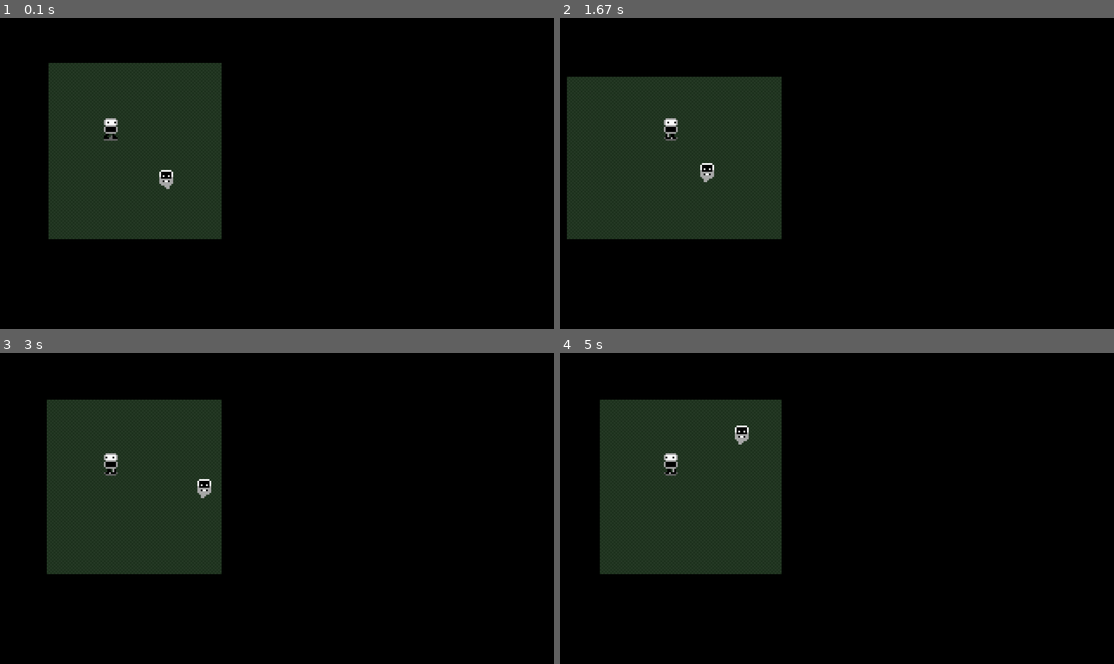
Above: before the commit, frames 1-4 (two rows, left to right).
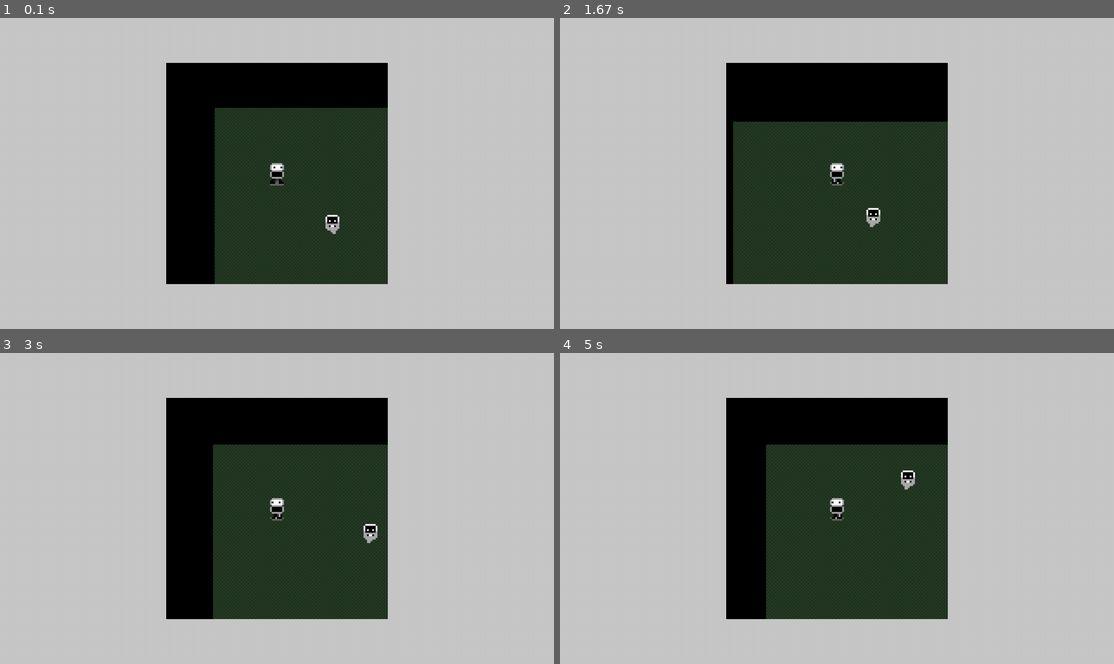
Above: after the commit, the same moments.

Repository: thefonzie-codes/pygame-rpg
Game: pygame game, started from main.py
The game is run twice, just before and just after one commit, with the same random seed, the same clock (stepped at 60 frames per second) and the same inputs.
Inputs:
- Up to frame 1 (0.1 s): no input
- Up to frame 2 (1.67 s): hold D 0.33-0.8 s; hold W 0.83-1.13 s; hold D 1.17-1.63 s
- Up to frame 3 (3 s): hold A 1.67-2.2 s; hold S 2.23-2.53 s; hold A 2.57-2.97 s
- Up to frame 4 (5 s): hold W 3-3.37 s; hold D 3.4-4.03 s; hold S 4.07-4.43 s; hold A 4.47-4.93 s; hold D from 4.97 s (still down)

The runs differ from the first frame. In frame 1, 94% of the frame differs, in the area x 0-100%, y 0-100%; in frame 2, 90%; in frame 3, 93%; in frame 4, 93%.

Commit message:
claude response

Diff:
--- a/constants.py
+++ b/constants.py
@@ -10,6 +10,7 @@
     'black': (0, 0, 0),
     'grey': (169, 169, 169),
     'darkgrey': (100, 100, 100),
+    'lightgrey': (200, 200, 200),  # Added light grey for the frame
     'red': (255, 0, 0),
     'darkgreen': (30, 50, 30),
     'lightgreen': (40, 60, 40)
--- a/main.py
+++ b/main.py
@@ -18,6 +18,7 @@
     pygame.init()
 
     screen = pygame.display.set_mode((0, 0), pygame.FULLSCREEN)
+    screen_width, screen_height = screen.get_size()
     pygame.display.set_caption('RPG Game')
 
     tick = 0
@@ -27,11 +28,15 @@
     ghost = Ghost(64, 64, PIXEL_SIZE, tick, GRID_SIZE)
 
     camera = Camera(VIEWPORT_WIDTH, VIEWPORT_HEIGHT)
+    camera.set_screen_size(screen_width, screen_height)
 
     base_floor = BaseFloor()
     level_map = Map(MAX_MAP_WIDTH, MAX_MAP_HEIGHT, PIXEL_SIZE, base_floor)
 
     player = Player(32, 32, PIXEL_SIZE, tick, level_map)
+
+    # Create a surface for the game viewport
+    game_surface = pygame.Surface((VIEWPORT_WIDTH, VIEWPORT_HEIGHT))
 
     while running:
 
@@ -44,7 +49,11 @@
         ghost.tick = tick
         player.tick = tick
 
-        screen.fill(COLORS['black'])
+        # Fill the main screen with light gray (for the frame)
+        screen.fill(COLORS['lightgrey'])
+
+        # Fill the game surface with black
+        game_surface.fill(COLORS['black'])
 
         keys = pygame.key.get_pressed()
         player.move(keys)
@@ -52,18 +61,27 @@
         ghost.move()
         camera.update(player)
 
-        level_map.draw(screen, camera)
+        # Draw to the game surface instead of directly to the screen
+        level_map.draw(game_surface, camera)
 
         ghost_pos = camera.apply(ghost)
         player_pos = camera.apply(player)
 
-        draw_entity(screen, ghost, ghost_pos, COLORS)
-        player.draw(screen, player_pos)
+        draw_entity(game_surface, ghost, ghost_pos, COLORS)
+        player.draw(game_surface, player_pos)
+
+        # Get the position to center the game surface on screen
+        frame_pos = camera.get_frame_position()
+
+        # Draw the game surface onto the main screen at the centered position
+        screen.blit(game_surface, (frame_pos.x, frame_pos.y))
 
         # Debug information
         if debug_mode and tick % 10 == 0:  # Only print every 10 ticks to avoid console spam
             print("\n--- DEBUG INFO ---")
             print(f"Camera: pos=({camera.offset.x}, {camera.offset.y}), size=({camera.size.x}, {camera.size.y})")
+            print(f"Frame position: ({frame_pos.x}, {frame_pos.y})")
+            print(f"Screen size: ({screen_width}, {screen_height})")
             print(f"Player: pos=({player.position.x}, {player.position.y}), size=({player.size.x}, {player.size.y})")
             print(f"Ghost: pos=({ghost.position.x}, {ghost.position.y}), size=({ghost.size.x}, {ghost.size.y})")
             print(f"Map: viewport=({camera.offset.x}-{camera.offset.x + camera.size.x // PIXEL_SIZE}, "
@@ -81,7 +99,6 @@
                 sys.exit()
 
         pygame.display.flip()  # Update the display
-
 
 def draw_entity(screen, entity, position, colors):
     model = entity.models[0] if entity.tick < 12 else entity.models[1]
--- a/system/camera.py
+++ b/system/camera.py
@@ -5,6 +5,10 @@
     def __init__(self, width, height):
         self.size = pygame.math.Vector2(width, height)
         self.offset = pygame.math.Vector2(0, 0)
+        self.screen_size = pygame.math.Vector2(0, 0)  # Store actual screen dimensions
+
+    def set_screen_size(self, width, height):
+        self.screen_size = pygame.math.Vector2(width, height)
 
     def update(self, target):
         target_center = pygame.math.Vector2(target.position.x + target.size.x // 2, target.position.y + target.size.y // 2)
@@ -12,3 +16,9 @@
 
     def apply(self, entity):
         return pygame.math.Vector2(entity.position.x - self.offset.x, entity.position.y - self.offset.y)  # Return tuple for drawing
+
+    def get_frame_position(self):
+        # Calculate position to center the viewport on screen
+        frame_x = (self.screen_size.x - self.size.x) // 2
+        frame_y = (self.screen_size.y - self.size.y) // 2
+        return pygame.math.Vector2(frame_x, frame_y)
